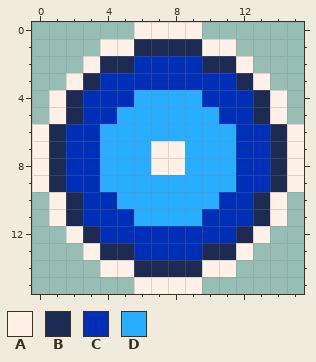
File history of a pixel-art sprite, SpaceshipHarem/Enemies/Sprites/Objects/charge_shot.png. Above, as it was before the edit.
The file is 16x16 pixels.
Palette (. is transparent): A #fff1e8  B #1d2b53  C #002fb7  D #29adff
Pixels before, first column x 0:
 0 ......AAAA......
 1 ....AABBBBAA....
 2 ...ABBCCCCBBA...
 3 ..ABCCCCCCCCBA..
 4 .ABCCCDDDDCCCBA.
 5 .ABCCDDDDDDCCBA.
 6 ABCCDDDDDDDDCCBA
 7 ABCCDDDAADDDCCBA
 8 ABCCDDDAADDDCCBA
 9 ABCCDDDDDDDDCCBA
10 .ABCCDDDDDDCCBA.
11 .ABCCCDDDDCCCBA.
12 ..ABCCCCCCCCBA..
13 ...ABBCCCCBBA...
14 ....AABBBBAA....
15 ......AAAA......
And afterwards:
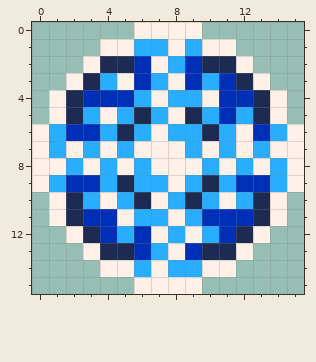
From old to new:
y 1: x 6..9 BBBB -> DDAD
y 2: x 7..8 CC -> AD
y 3: x 4..5 CC -> DA; x 7..8 CC -> DA; x 10 C -> D
y 4: x 7 D -> A; x 10 C -> A
y 5: x 3..4 CC -> DA; x 6 D -> B; x 8..9 DD -> AB; x 12 C -> D
y 6: x 1 B -> D; x 5 D -> B; x 7 D -> A; x 10 D -> B; x 12 C -> A; x 14 B -> D
y 7: x 1..4 BCCD -> DADA; x 6 D -> A; x 10 D -> A; x 12..14 CCB -> ADA
y 8: x 1..3 BCC -> ADA; x 5 D -> A; x 9 D -> A; x 11..14 DCCB -> ADAD
y 9: x 1 B -> D; x 5 D -> B; x 8 D -> A; x 10 D -> B; x 14 B -> D
y 10: x 3..4 CC -> DA; x 6..7 DD -> BA; x 9 D -> B; x 11..12 CC -> AD
y 11: x 5 C -> A; x 8 D -> A
y 12: x 5 C -> D; x 7..10 CCCC -> ADAD
y 13: x 7..8 CC -> DA
y 14: x 6..9 BBBB -> DADD
